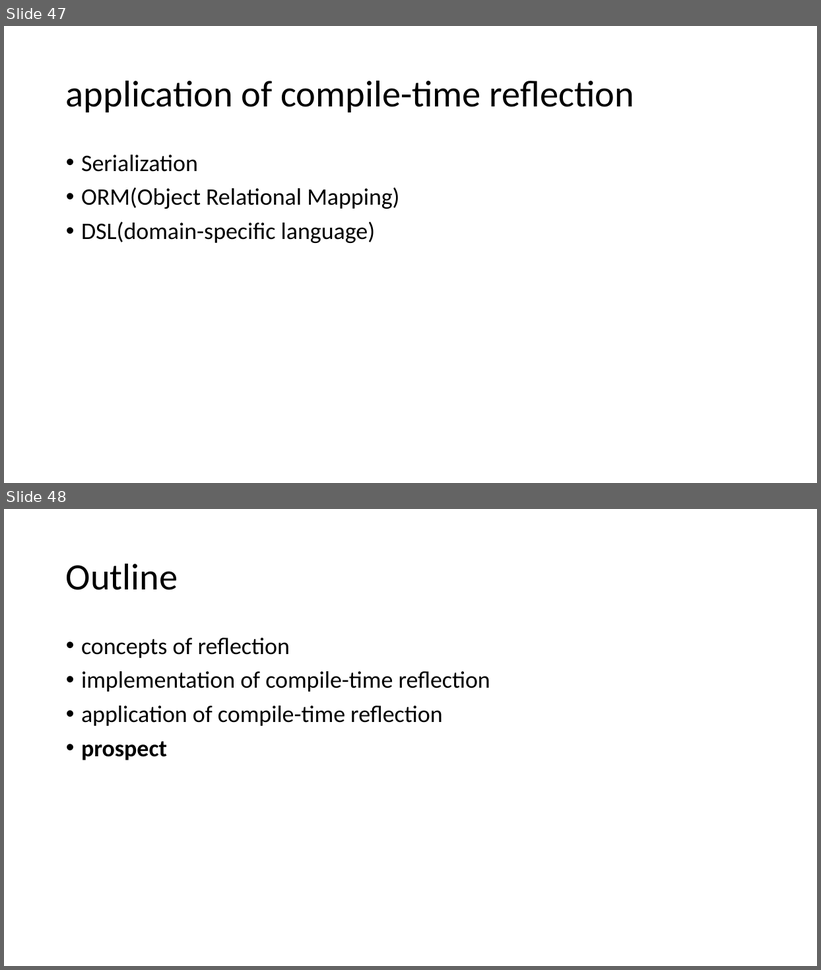
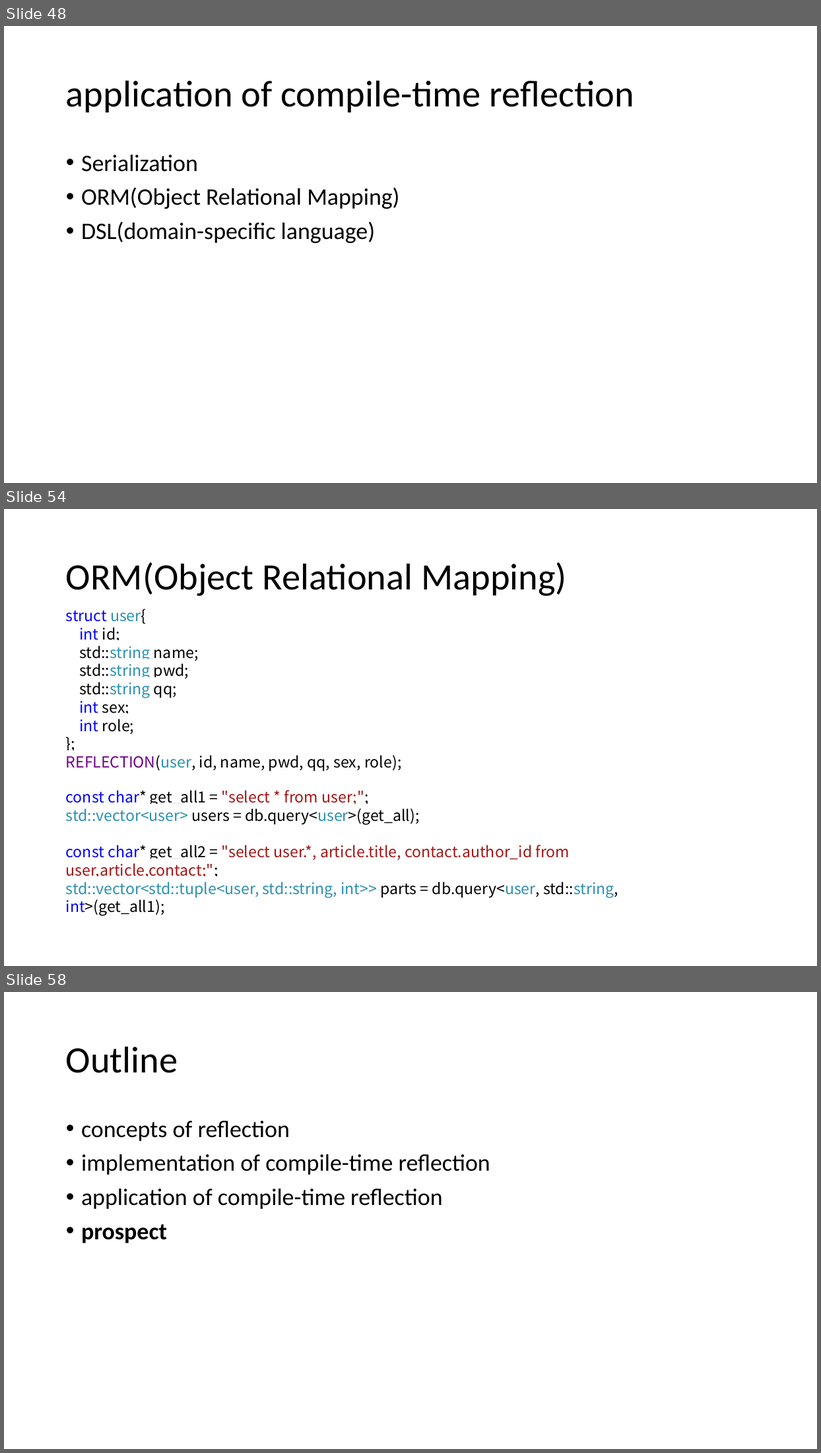
Before and after one commit to qicosmos/cppcon2017, a slide deck: cppcon2017.pptx. Shown one above the other, each under a label of ours: slides 47 and 48 before the commit, slides 48, 54 and 58 after it; the slides between them are not shown. The pictures are 821x970 and 821x1453 pixels, drawn with LibreOffice and Linux fonts; fonts in the diff are those of the drawing. Boxes give left, top, right and bottom in pixels: in the first picture for what was removed or moved away, otherwise in the second. Text is boxed around its words. In the diff, an @@ line names an element or a change of style, - is before the commit and + after.

```diff
--- a/cppcon2017.pptx
+++ b/cppcon2017.pptx
@@ slide 54 added at box(4, 509, 817, 966), background #FFFFFF @@
@@ title added at box(66, 562, 567, 596), 44 pt, text #000000 @@
+ORM(Object Relational Mapping)
@@ text added at box(66, 609, 401, 772), 18 pt, text #000000 @@
+struct user{
+int id;
+std::string name;
+std::string pwd;
+std::string qq;
+int sex;
+int role;
+};
+REFLECTION(user, id, name, pwd, qq, sex, role);
@@ text added at box(66, 790, 618, 916), 18 pt, text #A31515 @@
+const char* get_all1 = "select * from user;";
+std::vector<user> users = db.query<user>(get_all);
+const char* get_all2 = "select user.*, article.title, contact.author_id from user,article,contact;";
+std::vector<std::tuple<user, std::string, int>> parts = db.query<user, std::string, int>(get_all1);
@@ what was slide 47 is now slide 48 @@
@@ what was slide 48 is now slide 58 @@
```
Also in this commit, not shown: 1 slide changed, 9 other slides added.
